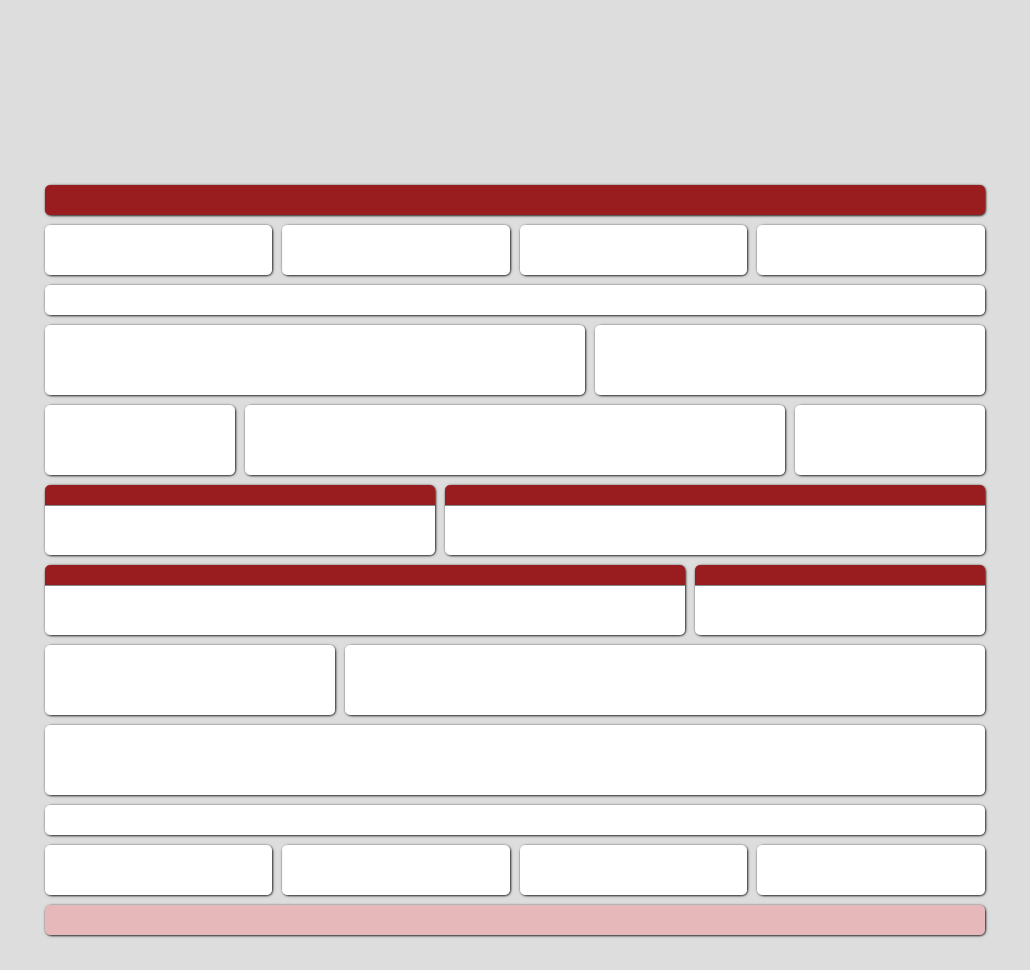
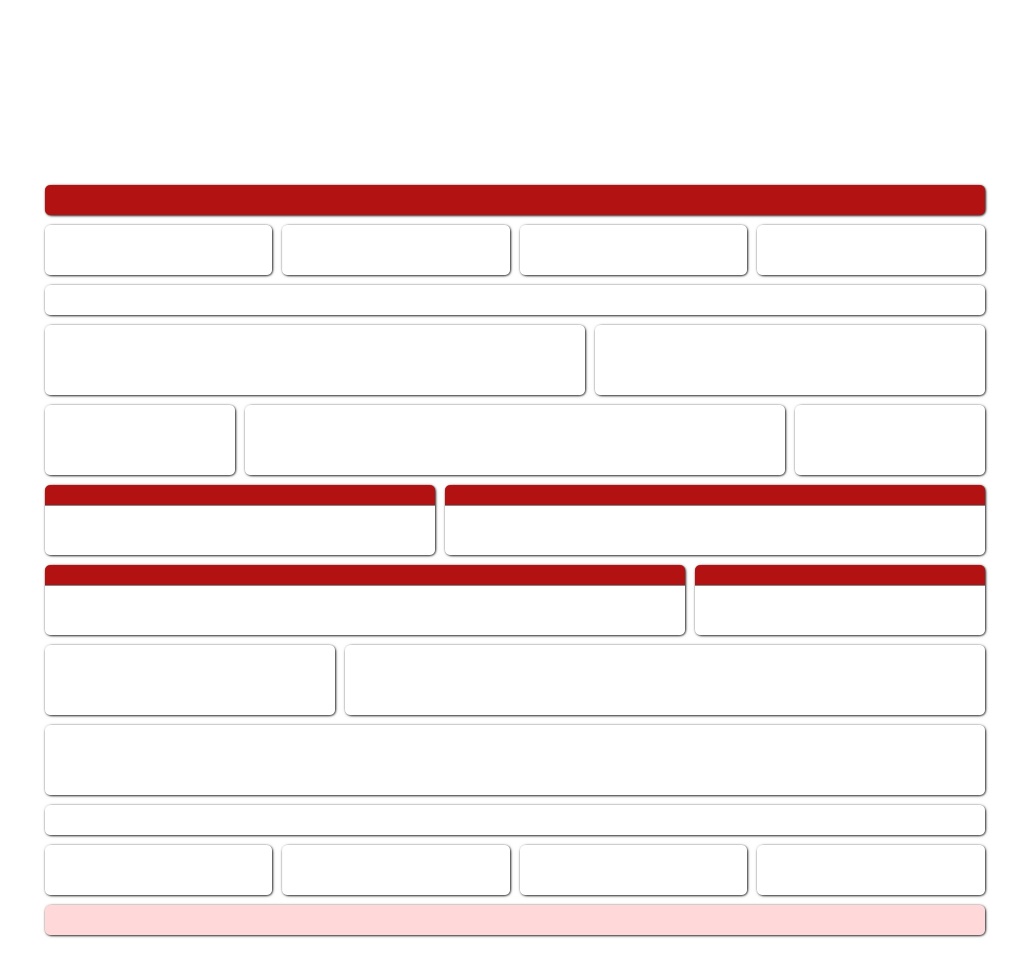
Comparing the layer stacks of the two w=1030, h=970 images. Changes:
painted on "navbar" over box(45, 185, 985, 215)
painted on "footer" over box(45, 905, 985, 935)
painted on "Background" over box(0, 0, 1030, 970)
